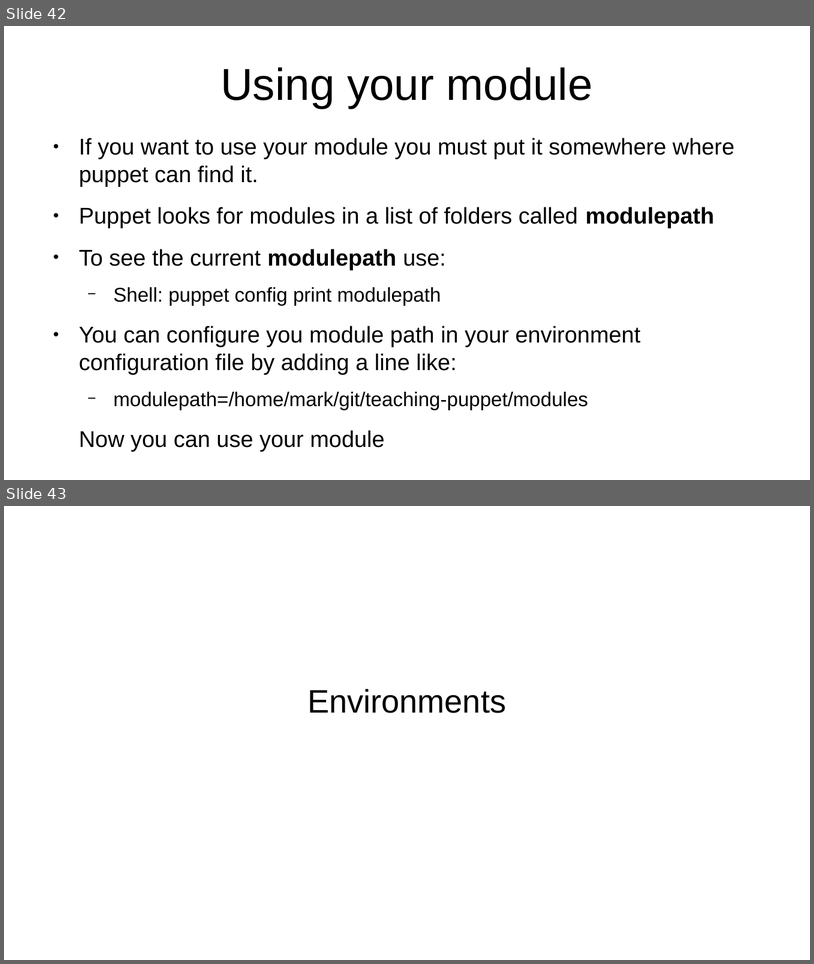
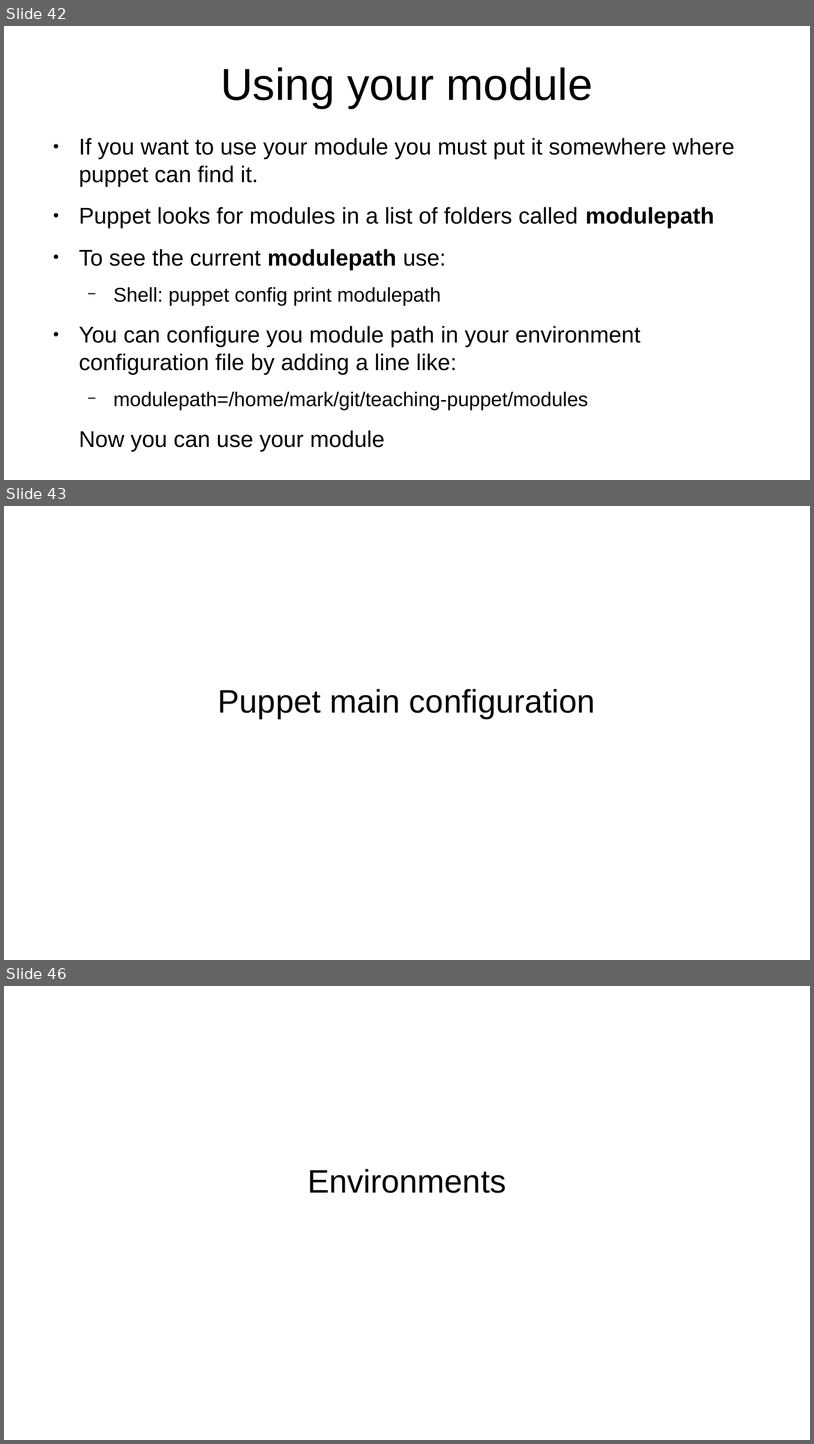
Before and after one commit to veltzer/teaching-puppet, a slide deck: slides.odp. Shown one above the other, each under a label of ours: slides 42 and 43 before the commit, slides 42, 43 and 46 after it; the slides between them are not shown. The pictures are 814x964 and 814x1444 pixels, drawn with LibreOffice and Linux fonts; fonts in the diff are those of the drawing. Boxes give left, top, right and bottom in pixels: in the first picture for what was removed or moved away, otherwise in the second. Text is boxed around its words. In the diff, an @@ line names an element or a change of style, - is before the commit and + after.

```diff
--- a/slides.odp
+++ b/slides.odp
@@ slide 43 added at (4, 506, 810, 960), background #FFFFFF @@
@@ subtitle added at (218, 688, 596, 718), 32 pt, text #000000 @@
+Puppet main configuration
@@ what was slide 43 is now slide 46 @@
```
Also in this commit, not shown: 2 other slides added, 1 other file.
